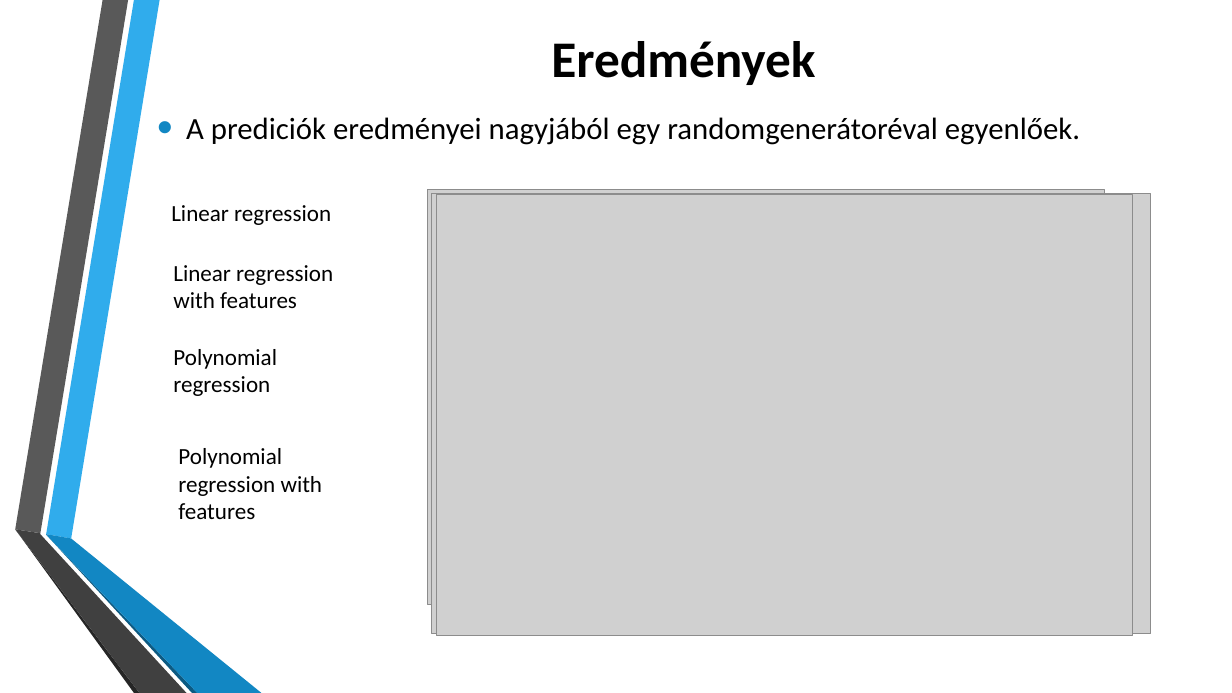
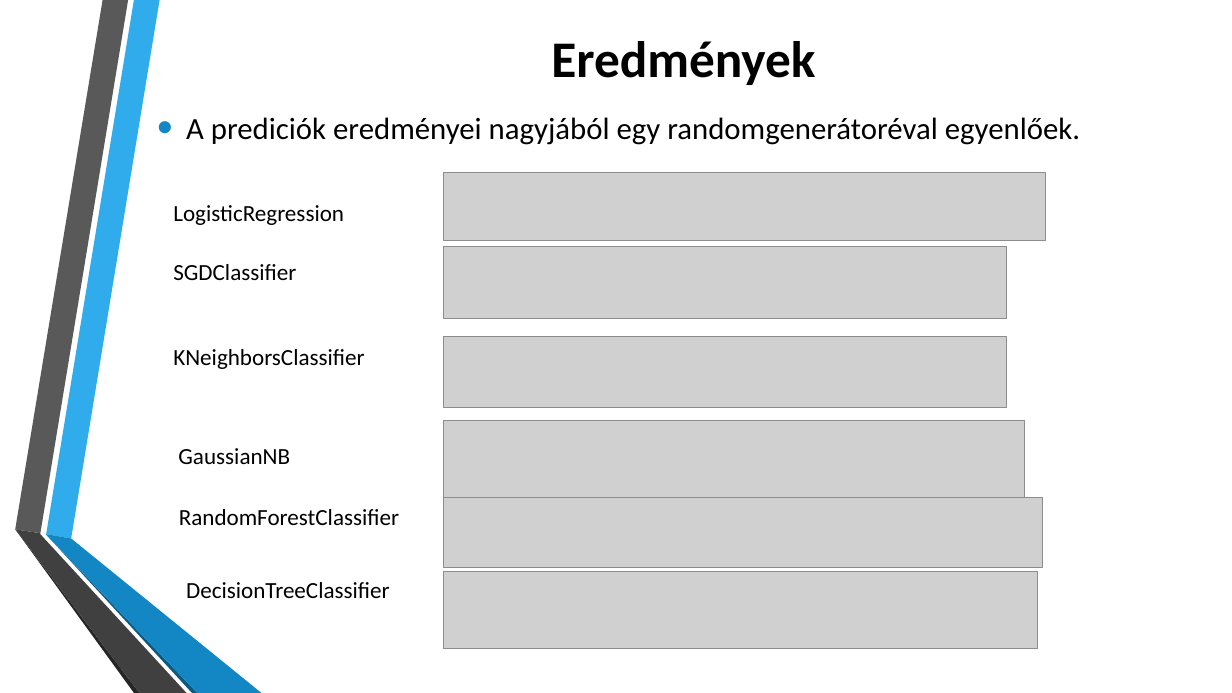
Before and after one commit to szklipy/F1_driver_standings_predictor, a slide deck: slide 7 of F1_driver_standings_predictor.pptx (slide 4 before the commit). Drawn at 1232x693 pixels with LibreOffice and Linux fonts; fonts in the diff are those of the drawing; grey boxes stand for pictures; background and template pictures are left out. Boxes give left, top, right and bottom in pixels: in the first picture for what was removed or moved away, otherwise in the second. Text is boxed around its words. In the diff, an @@ line names an element or a change of style, - is before the commit and + after.

```diff
--- a/F1_driver_standings_predictor.pptx
+++ b/F1_driver_standings_predictor.pptx
@@ picture added at (444, 173, 1045, 240) @@
@@ text at (173, 205, 344, 225): text changed @@
-Linear regression
+LogisticRegression
@@ picture removed at (428, 189, 1104, 604) @@
@@ picture removed at (432, 200, 1143, 604) @@
@@ picture removed at (432, 194, 1151, 634) @@
@@ picture removed at (437, 194, 1133, 636) @@
@@ text at (173, 264, 296, 280): text changed @@
-Linear regression with features
+SGDClassifier
@@ picture added at (444, 247, 1006, 319) @@
@@ text at (173, 349, 364, 369): text changed @@
-Polynomial regression
+KNeighborsClassifier
@@ picture added at (444, 337, 1006, 409) @@
@@ text at (178, 448, 290, 464): text changed @@
-Polynomial regression with features
+GaussianNB
@@ picture added at (444, 421, 1024, 498) @@
@@ text added at (179, 509, 399, 525), 18 pt, text #000000 @@
+RandomForestClassifier
@@ picture added at (444, 497, 1043, 567) @@
@@ text added at (186, 582, 390, 598), 18 pt, text #000000 @@
+DecisionTreeClassifier
@@ picture added at (444, 571, 1037, 648) @@
```
Also in this commit, not shown: 2 other slides changed, 3 slides added.
